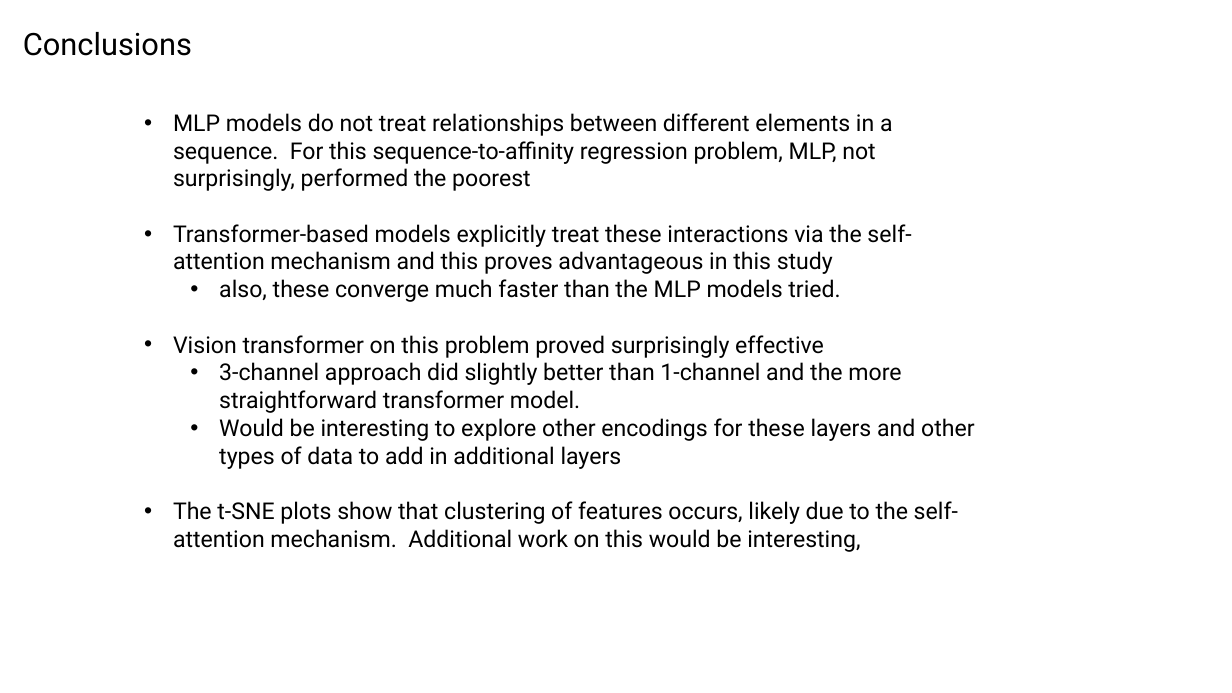
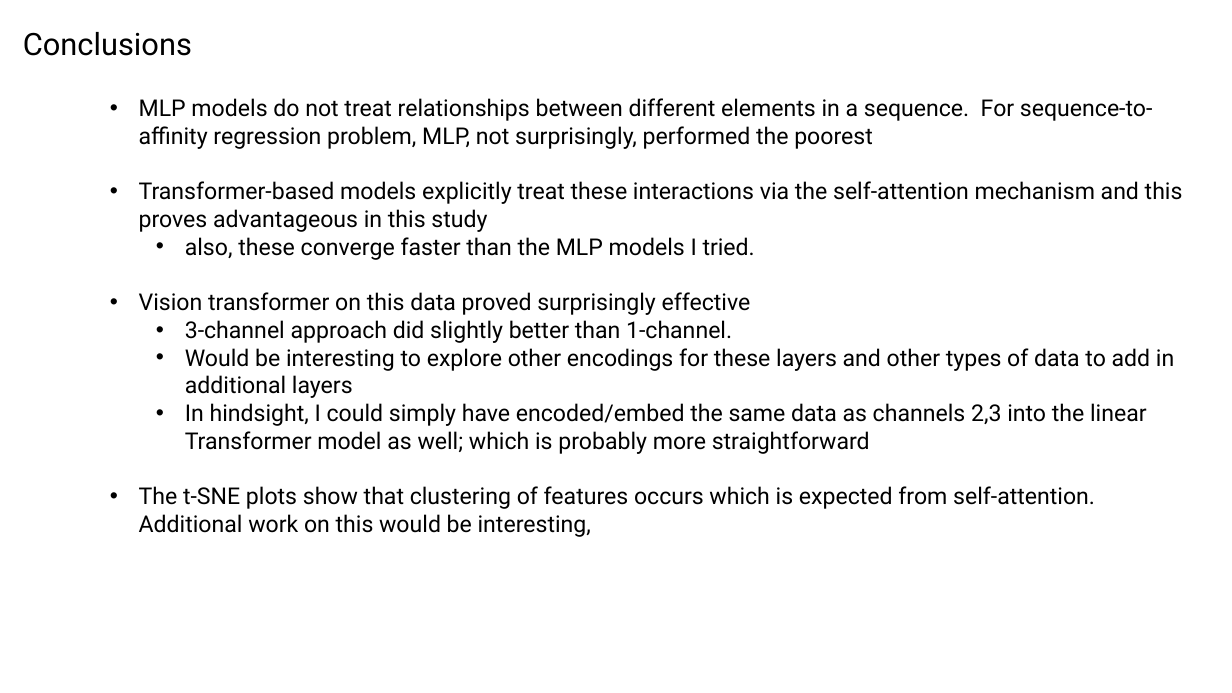
Before and after one commit to planaria158/BERT-antibody-antigen-binding-energy, a slide deck: slide 20 of Homework-aAlphaBio.pptx (slide 17 before the commit). Drawn at 1232x693 pixels with LibreOffice and Linux fonts; fonts in the diff are those of the drawing. Boxes give left, top, right and bottom in pixels: in the first picture for what was removed or moved away, otherwise in the second. Text is boxed around its words. In the diff, an @@ line names an element or a change of style, - is before the commit and + after.

```diff
--- a/Homework-aAlphaBio.pptx
+++ b/Homework-aAlphaBio.pptx
@@ text "MLP models do not treat ...": place and size @@
-text "MLP models do not treat ..." at box(173, 113, 974, 552)
+text "MLP models do not treat ..." at box(139, 98, 1183, 537)
@@ text at box(139, 98, 1153, 149): text changed @@
-• MLP models do not treat relationships between different elements in a sequence. For this sequence-to-affinity regression problem, MLP, not surprisingly, performed the poorest
+• MLP models do not treat relationships between different elements in a sequence. For sequence-to-affinity regression problem, MLP, not surprisingly, performed the poorest
@@ text at box(139, 237, 755, 343): text changed @@
-  • also, these converge much faster than the MLP models tried.
-• Vision transformer on this problem proved surprisingly effective
-  • 3-channel approach did slightly better than 1-channel and the more straightforward transformer model.
+  • also, these converge faster than the MLP models I tried.
+• Vision transformer on this data proved surprisingly effective
+  • 3-channel approach did slightly better than 1-channel.
@@ text at box(139, 403, 1147, 537): text changed @@
-• The t-SNE plots show that clustering of features occurs, likely due to the self-attention mechanism. Additional work on this would be interesting,
+  • In hindsight, I could simply have encoded/embed the same data as channels 2,3 into the linear Transformer model as well; which is probably more straightforward
+• The t-SNE plots show that clustering of features occurs which is expected from self-attention. Additional work on this would be interesting,
```
Also in this commit, not shown: 11 other slides changed, 3 slides added, 1 other file.
